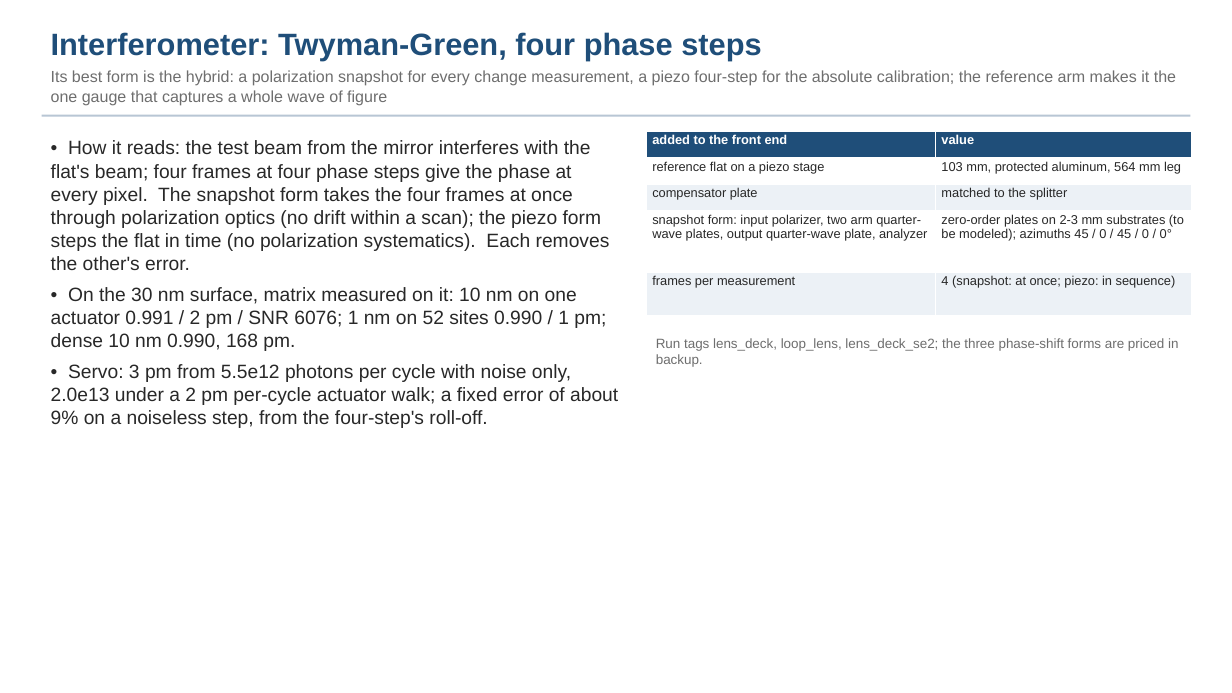
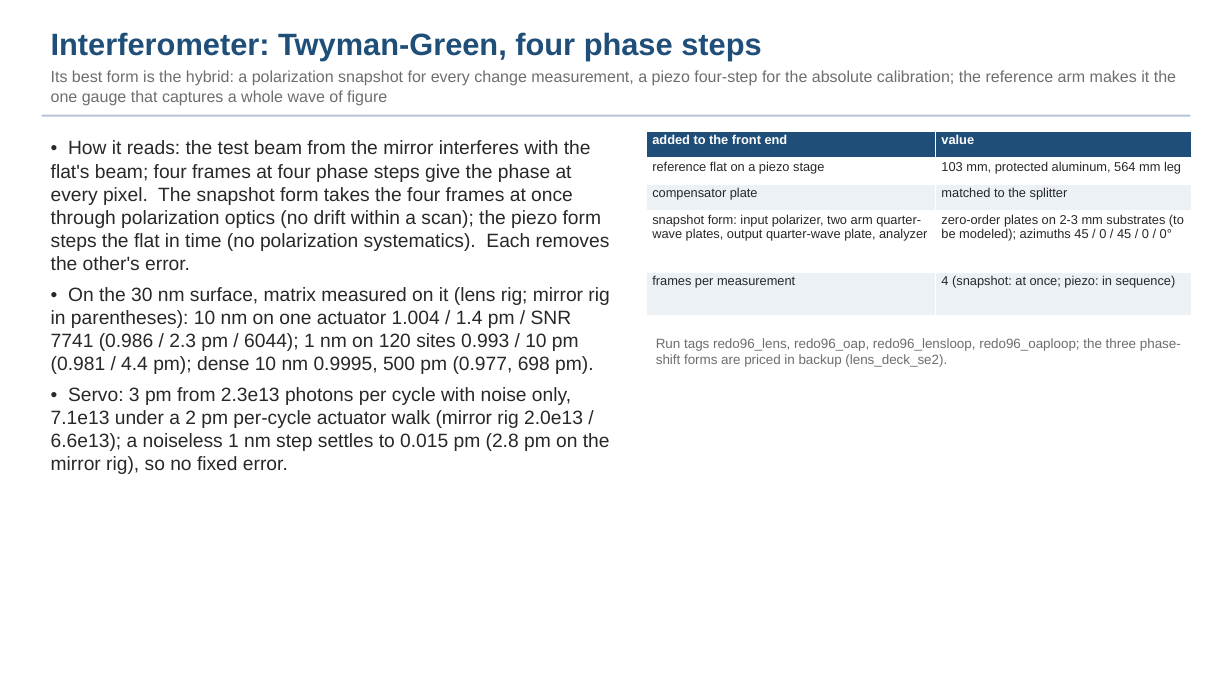
Before and after one commit to nasa-jpl/macos, a slide deck: slide 11 of demo_session/deck_gauges.pptx. Drawn at 1232x693 pixels with LibreOffice and Linux fonts; fonts in the diff are those of the drawing. Boxes give left, top, right and bottom in pixels: in the first picture for what was removed or moved away, otherwise in the second. Text is boxed around its words. In the diff, an @@ line names an element or a change of style, - is before the commit and + after.

```diff
--- a/demo_session/deck_gauges.pptx
+++ b/demo_session/deck_gauges.pptx
@@ text at <box>51,287,610,474</box>: text changed @@
-• On the 30 nm surface, matrix measured on it: 10 nm on one actuator 0.991 / 2 pm / SNR 6076; 1 nm on 52 sites 0.990 / 1 pm; dense 10 nm 0.990, 168 pm.
-• Servo: 3 pm from 5.5e12 photons per cycle with noise only, 2.0e13 under a 2 pm per-cycle actuator walk; a fixed error of about 9% on a noiseless step, from the four-step's roll-off.
+• On the 30 nm surface, matrix measured on it (lens rig; mirror rig in parentheses): 10 nm on one actuator 1.004 / 1.4 pm / SNR 7741 (0.986 / 2.3 pm / 6044); 1 nm on 120 sites 0.993 / 10 pm (0.981 / 4.4 pm); dense 10 nm 0.9995, 500 pm (0.977, 698 pm).
+• Servo: 3 pm from 2.3e13 photons per cycle with noise only, 7.1e13 under a 2 pm per-cycle actuator walk (mirror rig 2.0e13 / 6.6e13); a noiseless 1 nm step settles to 0.015 pm (2.8 pm on the mirror rig), so no fixed error.
@@ text at <box>656,338,1181,367</box>: text changed @@
-Run tags lens_deck, loop_lens, lens_deck_se2; the three phase-shift forms are priced in backup.
+Run tags redo96_lens, redo96_oap, redo96_lensloop, redo96_oaploop; the three phase-shift forms are priced in backup (lens_deck_se2).
```
Also in this commit, not shown: 33 other slides changed, 1 slide added, 5 slides removed, 2 other files.
